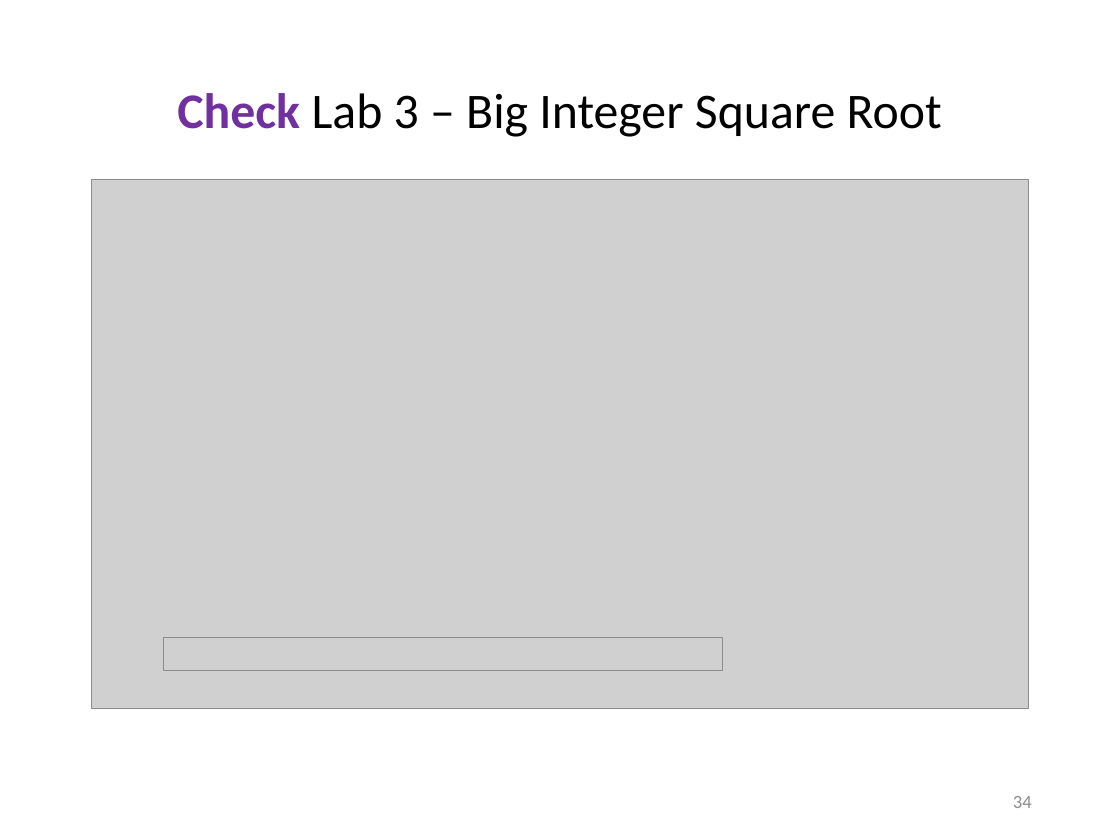
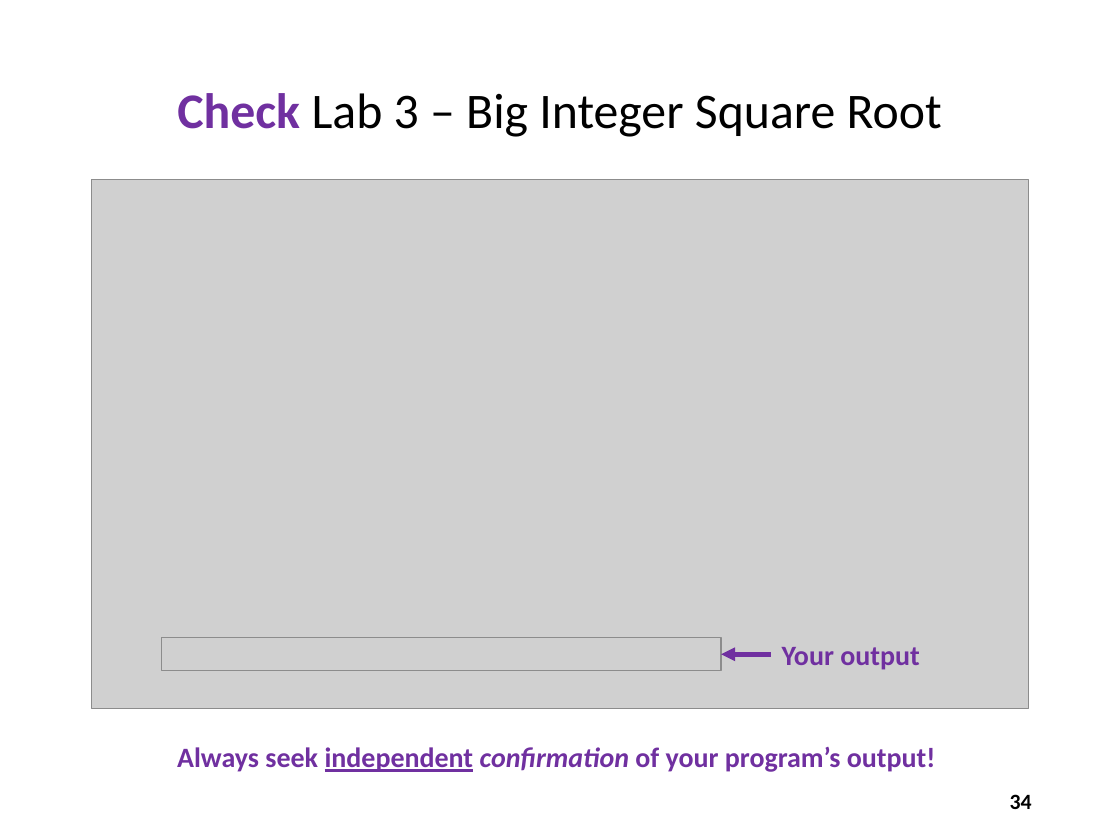
Before and after one commit to dbiersach/scicomp301-cpp-linux, a slide deck: slide 34 of session03/Session 03 - Loops, Conditionals, Modulus.pptx. Drawn at 1120x840 pixels with LibreOffice and Linux fonts; fonts in the diff are those of the drawing; grey boxes stand for pictures. Boxes give left, top, right and bottom in pixels: in the first picture for what was removed or moved away, otherwise in the second. Text is boxed around its words. In the diff, an @@ line names an element or a change of style, - is before the commit and + after.

```diff
--- a/session03/Session 03 - Loops, Conditionals, Modulus.pptx
+++ b/session03/Session 03 - Loops, Conditionals, Modulus.pptx
@@ elbow arrow added from (771, 654) to (721, 654), #7030A0 3 pt @@
@@ text added at bbox=[782, 647, 919, 670], 18 pt, text #7030A0, bold @@
+Your output
@@ text added at bbox=[177, 747, 936, 772], 18 pt, text #7030A0, bold @@
+Always seek independent confirmation of your program’s output!
@@ page number at bbox=[1010, 794, 1032, 809]: size 12 to 14 pt, text colour #8C8C8C to #000000, bold on @@
```
Also in this commit, not shown: 36 other slides changed, 7 slides added, 1 other file.
